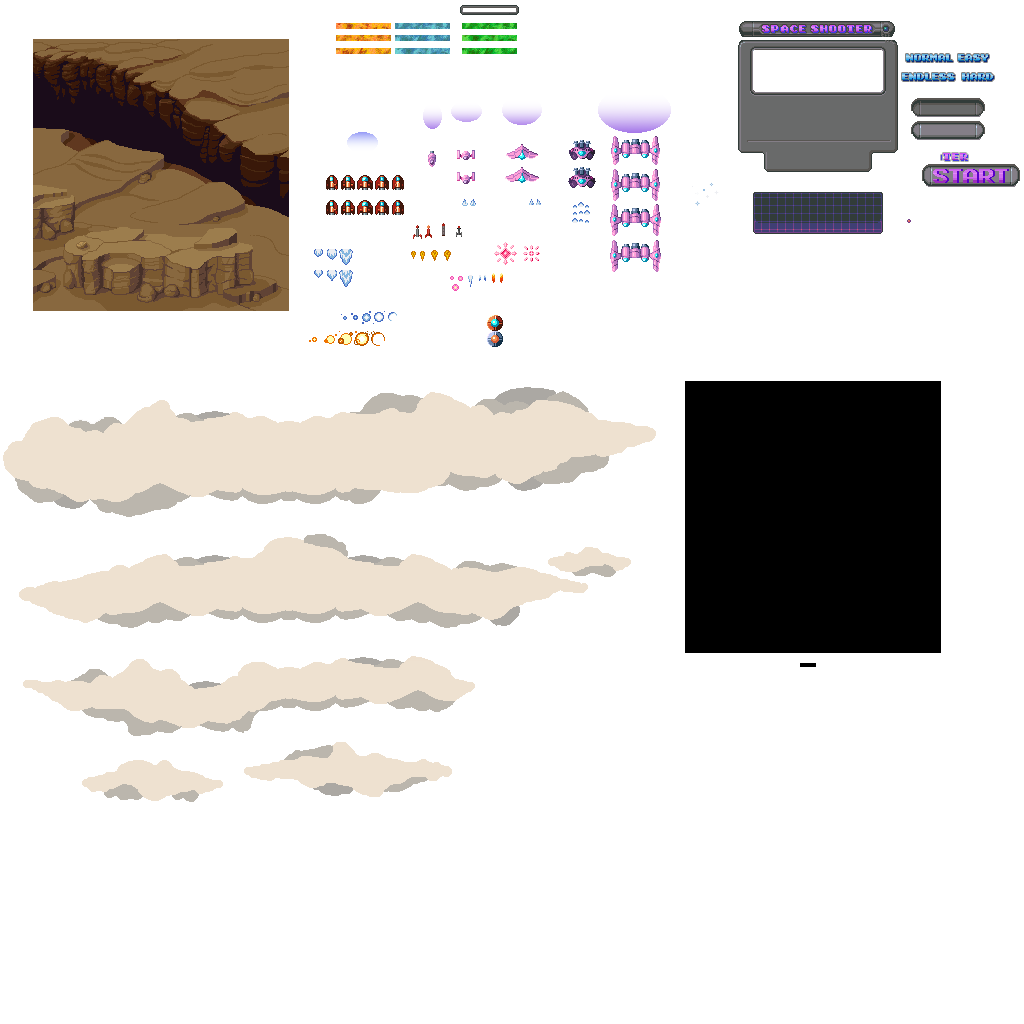
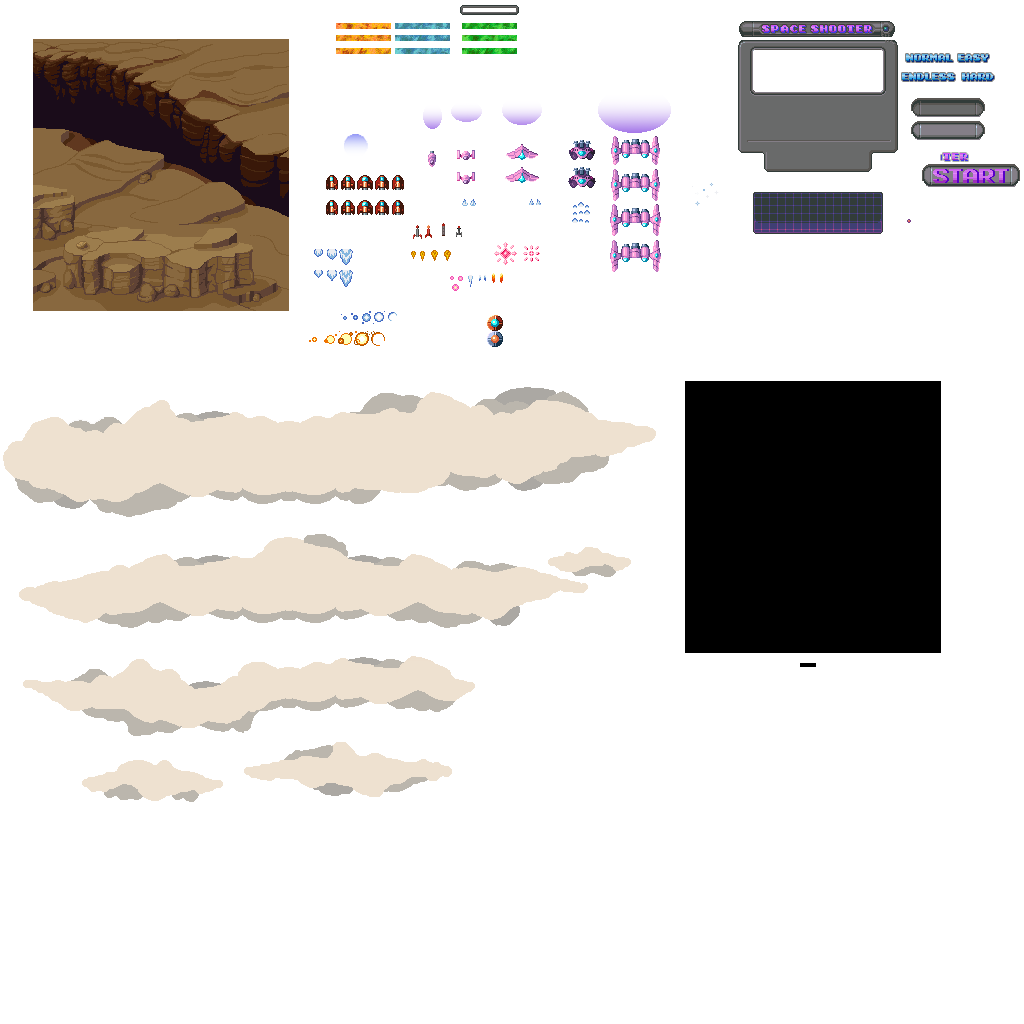
Layer changes from the first 1024 x 1024 image to the second:
painted on "Layer 26" over bbox(344, 132, 378, 153)
